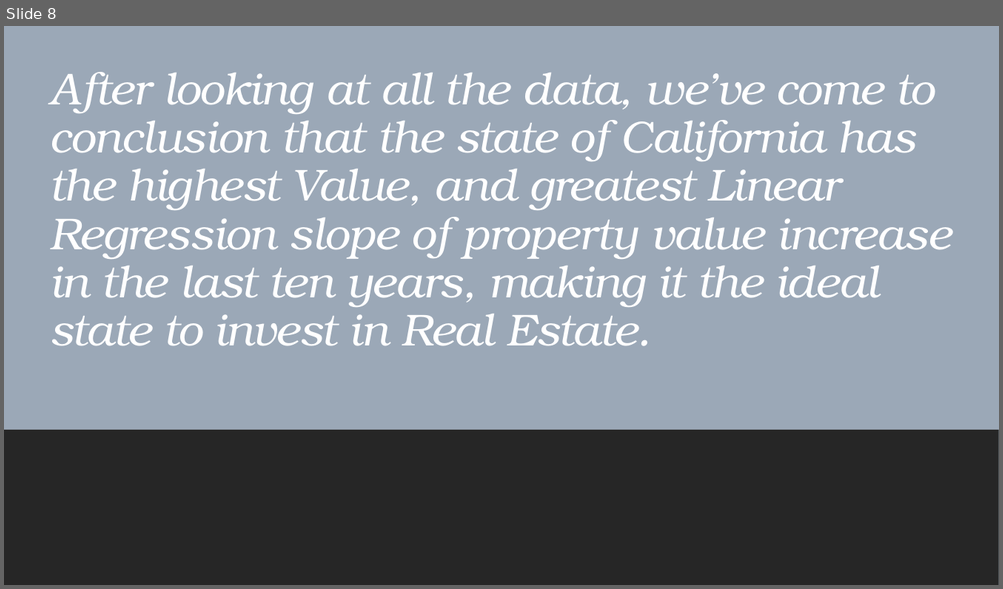
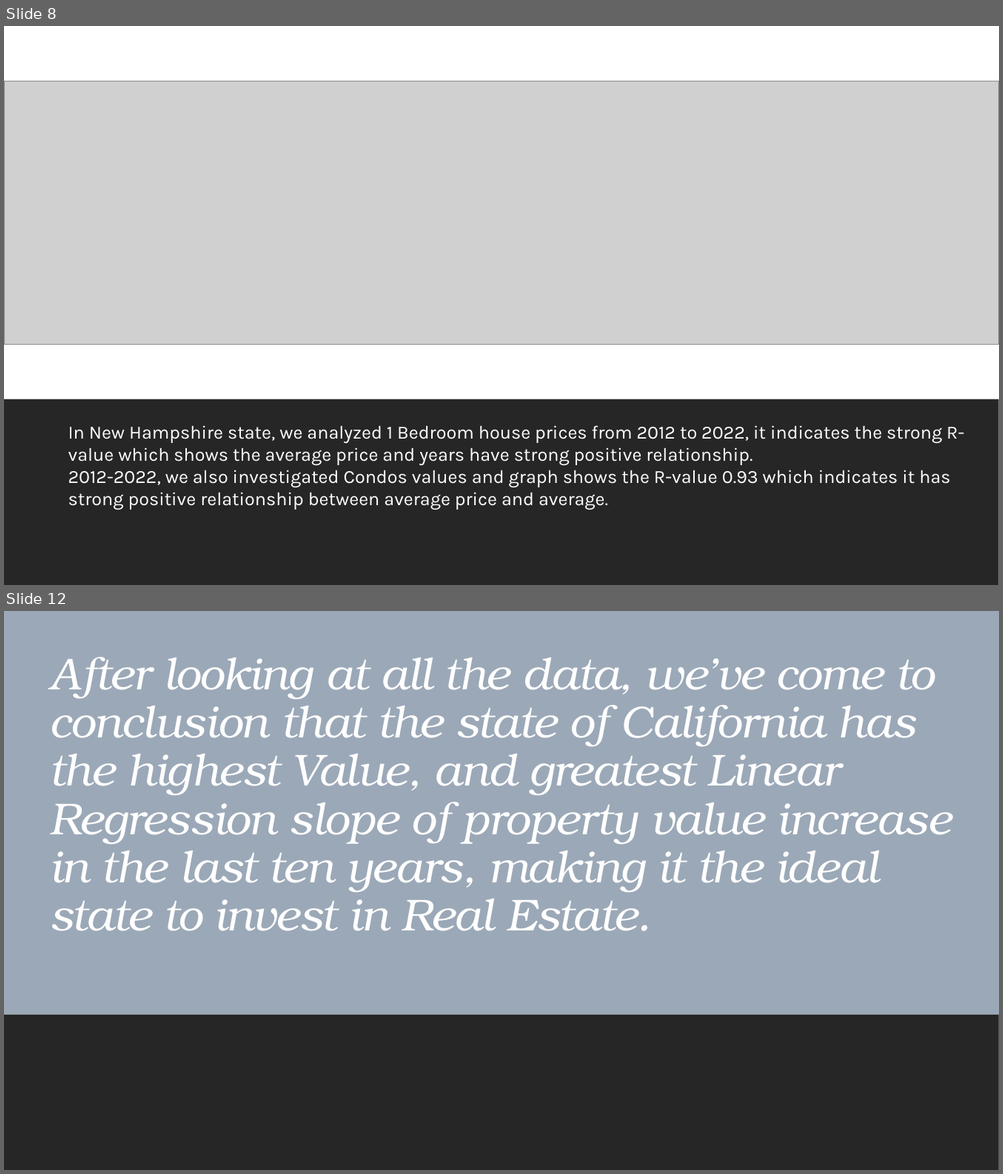
Before and after one commit to Arnawutu/Project1Group10, a slide deck: Main_Data/Nasdaq Real Estate Data Cleaning.pptx. Shown one above the other, each under a label of ours: slide 8 before the commit, slides 8 and 12 after it; the slides between them are not shown. The pictures are 1003x589 and 1003x1174 pixels, drawn with LibreOffice and Linux fonts; fonts in the diff are those of the drawing; grey boxes stand for pictures. Boxes give left, top, right and bottom in pixels: in the first picture for what was removed or moved away, otherwise in the second. Text is boxed around its words. In the diff, an @@ line names an element or a change of style, - is before the commit and + after.

Commit message:
PPT updated

```diff
--- a/Main_Data/Nasdaq Real Estate Data Cleaning.pptx
+++ b/Main_Data/Nasdaq Real Estate Data Cleaning.pptx
@@ slide 8 added at box(4, 26, 999, 585), background #FFFFFF @@
@@ picture added at box(4, 82, 999, 345) @@
@@ rectangle added at box(4, 400, 999, 585), fill #262626 @@
@@ text added at box(68, 426, 964, 510), 18 pt, text #FFFFFF @@
+In New Hampshire state, we analyzed 1 Bedroom house prices from 2012 to 2022, it indicates the strong R-value which shows the average price and years have strong positive relationship.
+2012-2022, we also investigated Condos values and graph shows the R-value 0.93 which indicates it has strong positive relationship between average price and average.
@@ what was slide 8 is now slide 12 @@
```
Also in this commit, not shown: 3 other slides added, 1 other file.
